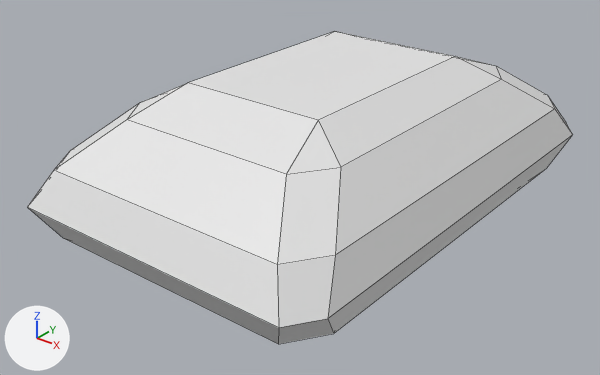
Two versions of the FBX model Assets/Models/gem2.fbx, one commit apart.
Rendered twice from a 50 mm lens placed at (0.0481, -0.0646, 0.0357), pointed at (-0.0014, -0.0027, -0.0026). Lighting does not change. The marker at lower left points along +X, +Y and +Z. Mesh edges are drawn as thin lines. Where no turn or scale is listed for an object, it has been applied to the vertices.
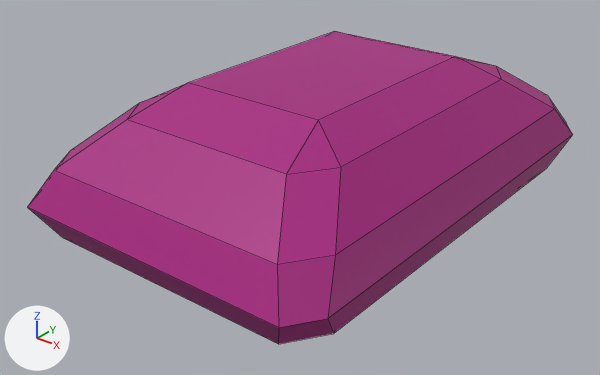
Edits to the bpy script that builds the scene:
```text
Add img_purplegemwithhighlight_png:
    img_purplegemwithhighlight_png = load_image('purpleGemWithHighlight.png', '../Images/purpleGemWithHighlight.png', 64, 64, 'sRGB')
Add mat_material__purplegemwithhighlight_png:
    mat_material__purplegemwithhighlight_png = principled_material('Material__purpleGemWithHighlight_png')
    mat_material__purplegemwithhighlight_png.texture = img_purplegemwithhighlight_png
Change me_cube:
    where me_cube.from_pydata(...)  # 48 vertices, 50 faces; spans x -0.0175..0.0175, y -0.0262..0.0262, z -0.01..0.01
    remove me_cube.materials.append(mat_material)  # white #e7e7e7
    add me_cube.materials.append(mat_material__purplegemwithhighlight_png)  # picture img_purplegemwithhighlight_png
```

Pixel boxes [x1, y1, x2, y2] of what changed, in the pictures (600 x 375 px):
'Cube', recoloured (white to pink): [27, 31, 573, 344] in both
